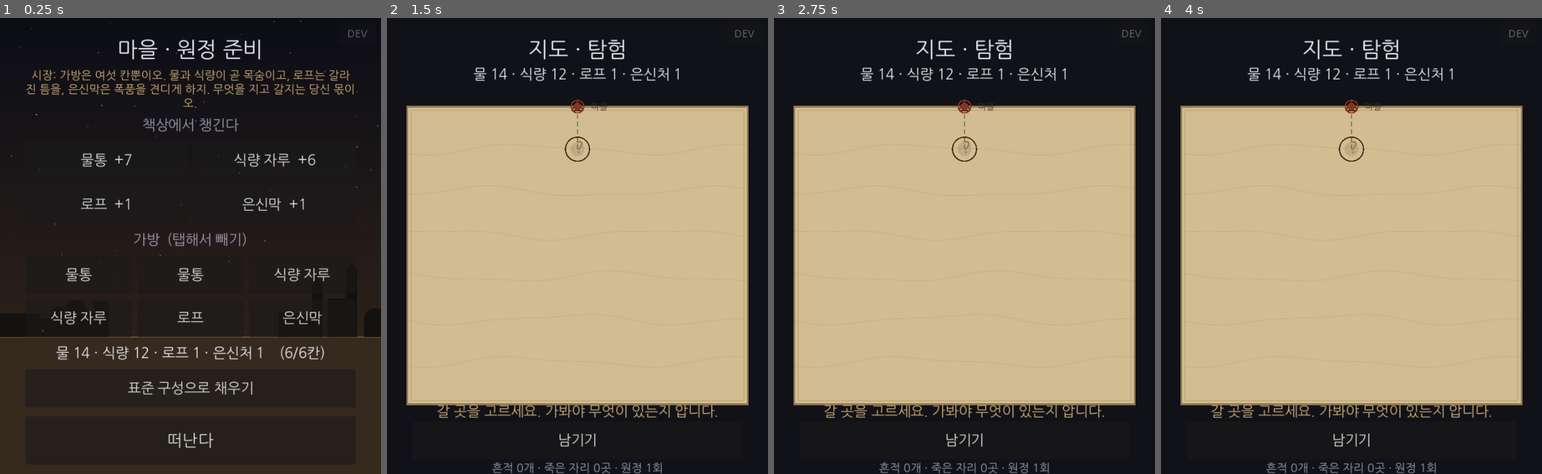
Above: before the commit, frames 1-4 (left to right).
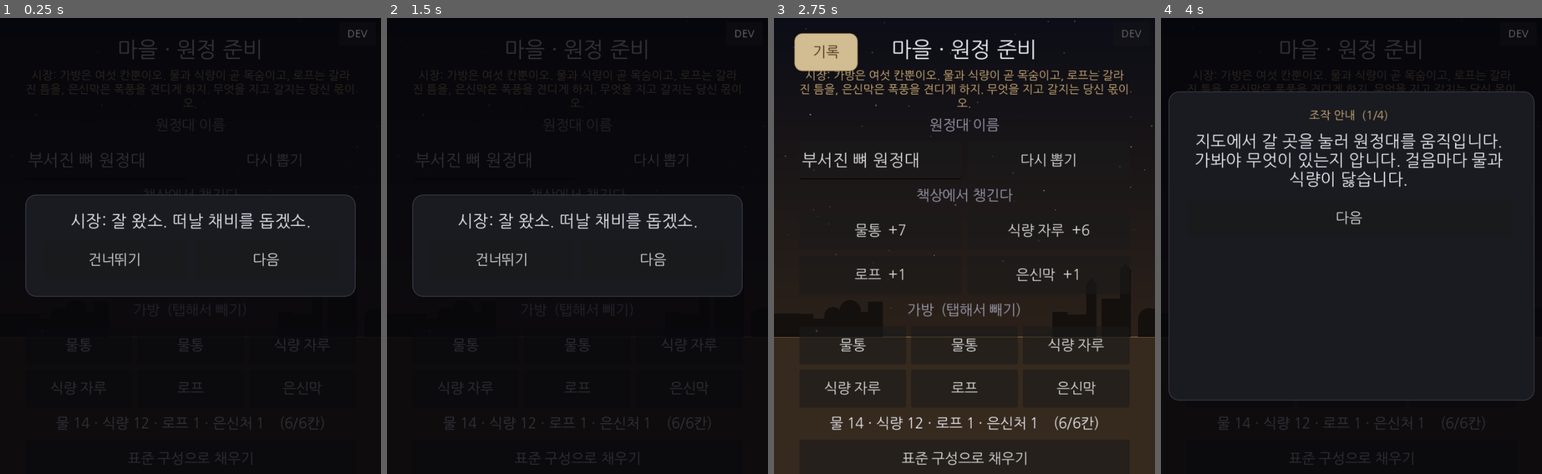
Above: after the commit, the same moments.

Repository: soomin007/Otherside
Game: Godot game, scene res://scenes/loadout.tscn
Two runs of this game, one before a commit and one after it. Both use one fixed random seed, a clock stepped at 60 frames per second and the inputs below. This scene is started directly instead of the project's main scene.
Inputs (mouse positions are in pixels of both pictures, inside the frame that each line leads up to):
- Up to frame 1 (0.25 s): no input
- Up to frame 2 (1.5 s): click (661, 159) at 0.5 s, where only the run after the commit has a clickable "다시 뽑기"; click (577, 442) at 1.25 s, where only the run before the commit has a clickable "떠난다"
- Up to frame 3 (2.75 s): click (888, 259) at 2 s, where only the run after the commit has a clickable "건너뛰기"
- Up to frame 4 (4 s): click (1214, 54) at 2.75 s, where only the run after the commit has a clickable "기록"; click (1347, 186) at 3.5 s, where only the run after the commit has a clickable "조작 안내 다시보기"

The runs differ from the first frame. In frame 1, 33% of the frame differs, in the area x 0-100%, y 0-100%; in frame 2, 62%; in frame 3, 74%; in frame 4, 62%.

Commit message:
feat(ui): 원정대 이름 + 상시 책갈피(기록지) + 사건 일대기 (Phase A)
- 원정대마다 이름: ExpeditionNamer(조합형 랜덤) + Loadout 에서 다시 뽑기·직접 입력. begin_run_with 에 이름 저장(expedition_names, 영속)
- 시장 첫 원정 인트로: 규칙 설명 슬라이드 + "기록지" 건네기(give_record → record_seen)
- 상시 책갈피(autoload Bookmark, CanvasLayer): 기록지 받은 뒤 좌상단 아이콘. 조작 안내 다시보기 + 원정 일대기
- 원정 일대기: deaths + BODY 흔적으로 "N번째 원정 · {이름} — {장소}에서 {leg}걸음째 스러졌다" 재구성(새 데이터 없음)
- GameState: record_seen·expedition_names·give_record·expedition_name (save/load/reset)
- project.godot: Bookmark autoload 등록

기존 씬(Expedition/Map/UITheme) 미터치 — 동시 세션 충돌 회피(autoload 방식). 하이라이트 오버레이 자동재생은 Phase B(후속).

Co-Authored-By: Claude Opus 4.8 (1M context) <noreply@anthropic.com>
Claude-Session: https://claude.ai/code/session_01PXf7YUYeFneWV5f8HRH2Hq

Diff:
--- a/project.godot
+++ b/project.godot
@@ -20,6 +20,7 @@
 
 GameState="*res://scripts/GameState.gd"
 Debug="*res://scripts/ui/DebugOverlay.gd"
+Bookmark="*res://scripts/ui/Bookmark.gd"
 
 [gui]
 
--- a/scripts/GameState.gd
+++ b/scripts/GameState.gd
@@ -22,6 +22,8 @@
 var flags: Array = []  ## 영속 플래그(self-async). choice 의 sets_persist 가 쌓여 다음 원정 변형 이벤트를 깬다.
 var visited_nodes: Array = []  ## 방문한 노드 id (영속). 지도 안개 — 가본 곳 + 그 인접만 보인다(원정마다 더 드러남).
 var opening_seen: bool = false ## 오프닝 서사를 봤나 (영속). 첫 플레이만 자동 재생, 이후 스킵.
+var record_seen: bool = false  ## 시장이 원정 기록지를 건넸나 (영속). give_record 로 켜면 책갈피(Bookmark)가 상시 뜬다.
+var expedition_names: Array = [] ## 원정별 이름 (인덱스 = 회차-1, 영속). 랜덤(ExpeditionNamer) 또는 직접 입력(Loadout).
 
 # --- 현재 원정 한정 상태 (죽으면 리셋) ---
 ## 초기 자원 — 임시치. 자원 = 수명 (남기면 그만큼 잃는다). 밸런스는 폰 테스트로 검증 예정.
@@ -61,11 +63,37 @@
 	begin_run_with(START_RESOURCES)
 
 ## 가방에서 고른 시작 자원으로 새 원정을 만든다 (마을/Loadout 에서 호출). START_RESOURCES 대체.
-func begin_run_with(resources: Dictionary) -> void:
+func begin_run_with(resources: Dictionary, name: String = "") -> void:
 	current_run = ExpeditionRun.new(resources, bridged_nodes(), flags, pickup_traces_by_node())
 	run_seen_choices.clear()  # 새 원정 = blind 백지 (가보기 전엔 다시 모른다)
 	expedition_count += 1
+	# 이번 원정대 이름 — 지정 없으면 랜덤(begin_run_in_place·디버그 진입 등). 인덱스 = 회차-1 로 정렬.
+	var nm: String = name
+	if nm == "":
+		var rng := RandomNumberGenerator.new()
+		rng.randomize()
+		nm = ExpeditionNamer.random(rng)
+	expedition_names.append(nm)
 	_mark_visited(MapGraph.START_ID)
+
+## n번째(1-based) 원정의 이름. 없으면(기존 세이브 등) 기본 문구.
+func expedition_name(n: int) -> String:
+	var i: int = n - 1
+	if i >= 0 and i < expedition_names.size():
+		var nm: String = str(expedition_names[i])
+		if nm != "":
+			return nm
+	return "이름 없는 원정대"
+
+## 지금 진행 중(또는 마지막) 원정의 이름.
+func current_expedition_name() -> String:
+	return expedition_name(expedition_count)
+
+## 시장이 원정 기록지를 건넨다 (첫 원정) — 이후 책갈피(Bookmark)가 상시 뜬다.
+func give_record() -> void:
+	if not record_seen:
+		record_seen = true
+		save_game()
 
 ## 지도에서 고른 노드로 향하기 시작한다(엣지 시작, 씬 전환 없음). 마커 이동·소모는 Map 이 처리한다.
 func begin_travel(target_id: String) -> void:
@@ -200,6 +228,8 @@
 		"flags": flags,
 		"visited_nodes": visited_nodes,
 		"opening_seen": opening_seen,
+		"record_seen": record_seen,
+		"expedition_names": expedition_names,
 	}
 	var f := FileAccess.open(SAVE_PATH, FileAccess.WRITE)
 	if f == null:
@@ -227,6 +257,8 @@
 	flags = data.get("flags", [])
 	visited_nodes = data.get("visited_nodes", [])
 	opening_seen = bool(data.get("opening_seen", false))
+	record_seen = bool(data.get("record_seen", false))
+	expedition_names = data.get("expedition_names", [])
 
 ## 세이브 초기화 (새 세계). 빈 상태로 덮어쓴다 — 웹/데스크톱 모두 안전.
 func reset_save() -> void:
@@ -236,6 +268,8 @@
 	flags = []
 	visited_nodes = []
 	opening_seen = false
+	record_seen = false
+	expedition_names = []
 	current_run = null
 	run_seen_choices.clear()
 	save_game()
--- /dev/null
+++ b/scripts/core/ExpeditionNamer.gd
@@ -0,0 +1,35 @@
+class_name ExpeditionNamer
+extends RefCounted
+
+## 원정대 이름 — 조합형 서술(수식어 + 명사). 세계관(사막·갈증·모래) 밀착.
+## 기본은 랜덤(Loadout 에서 표시·다시 뽑기), 플레이어가 직접 입력할 수도 있다.
+## 순수 core — 노드·GameState 미참조. rng 를 주입받아 결정론적·테스트 가능(-s 검증).
+
+const MODS: Array = [
+	"붉은", "마른", "잿빛", "메마른", "부서진", "조용한",
+	"먼", "굶주린", "늦은", "이름 없는", "마지막", "홀로 선",
+]
+const NOUNS: Array = [
+	"모래", "강", "새벽", "바람", "그림자", "뼈", "발자국",
+	"지평선", "우물", "등불", "나침반", "약속", "대오", "아이들",
+]
+
+## 랜덤 원정대 이름 하나. rng 는 호출부가 소유(결정론·테스트 가능).
+static func random(rng: RandomNumberGenerator) -> String:
+	match rng.randi_range(0, 2):
+		0:
+			return "%s %s 원정대" % [_pick(MODS, rng), _pick(NOUNS, rng)]
+		1:
+			# "{명사}의 {명사2}" — 두 명사는 되도록 다르게.
+			var a: String = _pick(NOUNS, rng)
+			var b: String = _pick(NOUNS, rng)
+			var guard: int = 0
+			while b == a and guard < 8:
+				b = _pick(NOUNS, rng)
+				guard += 1
+			return "%s의 %s" % [a, b]
+		_:
+			return "%s %s" % [_pick(MODS, rng), _pick(NOUNS, rng)]
+
+static func _pick(pool: Array, rng: RandomNumberGenerator) -> String:
+	return str(pool[rng.randi_range(0, pool.size() - 1)])
--- /dev/null
+++ b/scripts/ui/Bookmark.gd
@@ -0,0 +1,206 @@
+extends CanvasLayer
+
+## 원정 기록지 — 상시 책갈피 (모든 화면 위 autoload CanvasLayer).
+## 시장이 기록지를 건넨 뒤(GameState.record_seen)에만 좌상단 아이콘이 뜬다. 탭하면 [조작 안내 다시보기] + [원정 일대기].
+## DebugOverlay 와 같은 패턴 — 기존 씬(Main/Map/Expedition/Loadout)을 하나도 안 건드리고 위에 얹혀 GameState(공개 상태)를 읽는다.
+## 씬 전환으로 일반 노드는 파괴돼도 autoload 는 살아남아 "상시"가 성립한다.
+
+const ENABLED: bool = true
+
+## 조작 안내 페이지 (정적). Phase B 하이라이트 오버레이가 이 콘텐츠를 공유할 예정.
+const TUTORIAL_PAGES: Array = [
+	"지도에서 갈 곳을 눌러 원정대를 움직입니다. 가봐야 무엇이 있는지 압니다. 걸음마다 물과 식량이 닳습니다.",
+	"도착하면 그곳의 단면이 펼쳐집니다. 표시된 곳을 눌러 살핍니다. 조사 횟수는 정해져 있고, 조사에는 자원이 들지 않습니다.",
+	"물은 걸음마다, 식량은 두 걸음마다 줄어듭니다. 로프는 갈라진 틈을, 은신막은 폭풍을 견디게 합니다.",
+	"죽기 전 단 한 번, 물건 하나를 남길 수 있습니다. 그만큼 잃지만 다음 원정대가 줍습니다. 무엇을 남길지가 이 여정의 마음입니다.",
+]
+
+var _icon_btn: Button
+var _panel: Control
+var _scroll: ScrollContainer
+var _content: VBoxContainer
+var _tut_idx: int = 0
+
+func _ready() -> void:
+	if not ENABLED:
+		return
+	layer = 100  # 게임 UI 위, DEV 오버레이(128) 아래
+	process_mode = Node.PROCESS_MODE_ALWAYS
+	_build()
+	_panel.visible = false
+	_refresh_icon()
+
+func _process(_delta: float) -> void:
+	if ENABLED:
+		_refresh_icon()
+
+## 기록지를 받은 뒤에만 아이콘을 보인다. 패널이 열려 있으면 숨겨 겹침을 막는다.
+func _refresh_icon() -> void:
+	if _icon_btn != null:
+		_icon_btn.visible = GameState.record_seen and not _panel.visible
+
+# --- UI 구성 ---
+
+func _build() -> void:
+	var root := Control.new()
+	root.set_anchors_preset(Control.PRESET_FULL_RECT)
+	root.mouse_filter = Control.MOUSE_FILTER_IGNORE
+	add_child(root)
+
+	_icon_btn = UITheme.make_pill("기록", UITheme.INK, UITheme.PAPER, UITheme.PAPER_EDGE)
+	_icon_btn.set_anchors_preset(Control.PRESET_TOP_LEFT)
+	_icon_btn.custom_minimum_size = Vector2(100, UITheme.BTN_H_SM)
+	_icon_btn.offset_left = UITheme.PAD
+	_icon_btn.offset_top = UITheme.SAFE
+	_icon_btn.pressed.connect(_open)
+	root.add_child(_icon_btn)
+
+	_panel = Control.new()
+	_panel.set_anchors_preset(Control.PRESET_FULL_RECT)
+	_panel.mouse_filter = Control.MOUSE_FILTER_STOP
+	root.add_child(_panel)
+
+	var scrim := ColorRect.new()
+	scrim.color = UITheme.SCRIM
+	scrim.set_anchors_preset(Control.PRESET_FULL_RECT)
+	scrim.gui_input.connect(_on_scrim_input)
+	_panel.add_child(scrim)
+
+	var center := CenterContainer.new()
+	center.set_anchors_preset(Control.PRESET_FULL_RECT)
+	_panel.add_child(center)
+
+	var card := UITheme.make_card()
+	center.add_child(card)
+
+	_scroll = ScrollContainer.new()
+	_scroll.custom_minimum_size = Vector2(UITheme.COLUMN_W, 0)
+	card.add_child(_scroll)
+
+	_content = VBoxContainer.new()
+	_content.add_theme_constant_override("separation", UITheme.GAP)
+	_content.custom_minimum_size = Vector2(UITheme.COLUMN_W - 8, 0)
+	_scroll.add_child(_content)
+
+# --- 열기/닫기 ---
+
+func _open() -> void:
+	_panel.visible = true
+	# 스크롤 높이를 화면의 60%로 제한(내용이 길면 스크롤, 짧으면 그만큼만).
+	var vh: float = get_viewport().get_visible_rect().size.y
+	if _scroll != null:
+		_scroll.custom_minimum_size.y = maxf(200.0, vh * 0.6)
+	_show_menu()
+
+func _close() -> void:
+	_panel.visible = false
+
+func _on_scrim_input(event: InputEvent) -> void:
+	var tap: bool = (event is InputEventMouseButton and event.pressed) or (event is InputEventScreenTouch and event.pressed)
+	if tap:
+		_close()
+
+# --- 화면들 (_content 를 갈아끼운다) ---
+
+func _show_menu() -> void:
+	_clear()
+	_content.add_child(UITheme.make_label("원정 기록지", UITheme.FS_H1, UITheme.SAND))
+	_content.add_child(UITheme.make_label("떠난 원정대의 이야기가 여기 적힌다.", UITheme.FS_SMALL, UITheme.MUTED))
+	var tut := UITheme.make_button("조작 안내 다시보기", false)
+	tut.pressed.connect(_show_tutorial)
+	_content.add_child(tut)
+	var chr := UITheme.make_button("원정 일대기", false)
+	chr.pressed.connect(_show_chronicle)
+	_content.add_child(chr)
+	var close := UITheme.make_button("닫기", false)
+	close.pressed.connect(_close)
+	_content.add_child(close)
+
+func _show_tutorial() -> void:
+	_tut_idx = 0
+	_render_tutorial()
+
+func _render_tutorial() -> void:
+	_clear()
+	_content.add_child(UITheme.make_label("조작 안내  (%d/%d)" % [_tut_idx + 1, TUTORIAL_PAGES.size()], UITheme.FS_SMALL, UITheme.SAND))
+	_content.add_child(UITheme.make_label(str(TUTORIAL_PAGES[_tut_idx]), UITheme.FS_BODY))
+	var row := HBoxContainer.new()
+	row.add_theme_constant_override("separation", 12)
+	if _tut_idx > 0:
+		var back := UITheme.make_button("뒤로", false)
+		back.pressed.connect(_tut_back)
+		row.add_child(back)
+	if _tut_idx < TUTORIAL_PAGES.size() - 1:
+		var nxt := UITheme.make_button("다음", false)
+		nxt.pressed.connect(_tut_next)
+		row.add_child(nxt)
+	else:
+		var done := UITheme.make_button("메뉴로", false)
+		done.pressed.connect(_show_menu)
+		row.add_child(done)
+	_content.add_child(row)
+
+func _tut_back() -> void:
+	_tut_idx = maxi(0, _tut_idx - 1)
+	_render_tutorial()
+
+func _tut_next() -> void:
+	_tut_idx = mini(TUTORIAL_PAGES.size() - 1, _tut_idx + 1)
+	_render_tutorial()
+
+func _show_chronicle() -> void:
+	_clear()
+	_content.add_child(UITheme.make_label("원정 일대기", UITheme.FS_H1, UITheme.SAND))
+	var n: int = GameState.expedition_count
+	if n <= 0:
+		_content.add_child(UITheme.make_label("아직 떠난 원정이 없다.", UITheme.FS_BODY, UITheme.MUTED))
+	else:
+		for exp in range(1, n + 1):
+			_content.add_child(_chronicle_line(exp))
+	var back := UITheme.make_button("메뉴로", false)
+	back.pressed.connect(_show_menu)
+	_content.add_child(back)
+
+## 한 원정의 요약 줄 — 이름 + (죽었으면) 장소·거리·사인. deaths + BODY 흔적으로 재구성(새 데이터 없음).
+func _chronicle_line(exp: int) -> Label:
+	var nm: String = GameState.expedition_name(exp)
+	var death: Dictionary = _death_of(exp)
+	var text: String
+	if death.is_empty():
+		text = "%d번째 원정 · %s\n    기록이 모래에 지워졌다." % [exp, nm]
+	else:
+		var node_id: String = str(death.get("node_id", ""))
+		var place: String = str(MapGraph.node(node_id).get("name", ""))
+		if place == "":
+			place = "이름 모를 곳"
+		var leg: int = int(death.get("leg", 0))
+		text = "%d번째 원정 · %s\n    %s에서 %d걸음째 스러졌다.%s" % [exp, nm, place, leg, _cause_text(node_id)]
+	return UITheme.make_label(text, UITheme.FS_LABEL, UITheme.FG, false)
+
+func _death_of(exp: int) -> Dictionary:
+	for d in GameState.deaths:
+		if d is Dictionary and int(d.get("expedition", -1)) == exp:
+			return d
+	return {}
+
+## 사인 보강 — 그 노드의 BODY 흔적 태그에서 근사(정확한 원정별 매칭은 불가, 태그가 사인 단서).
+func _cause_text(node_id: String) -> String:
+	for raw in GameState.traces:
+		if not (raw is Dictionary):
+			continue
+		if int(raw.get("object_kind", -1)) != TraceData.ObjectKind.BODY:
+			continue
+		if str(raw.get("node_id", "")) != node_id:
+			continue
+		var tg: Array = raw.get("tags", [])
+		if tg.has("갈증"):
+			return " 갈증이었다."
+		if tg.has("없다"):
+			return " 식량이 없었다."
+		return ""
+	return ""
+
+func _clear() -> void:
+	for c in _content.get_children():
+		_content.remove_child(c)
+		c.queue_free()
--- a/scripts/ui/Loadout.gd
+++ b/scripts/ui/Loadout.gd
@@ -13,12 +13,30 @@
 ]
 const PRESET: Array = ["water", "water", "food", "food", "rope", "shelter"]  ## 표준 구성
 
+## 첫 원정 시장 인트로 — 규칙을 한 번 쭉 설명하고 마지막에 기록지를 건넨다(give_record). Opening 슬라이드식.
+const MARKET_PAGES: Array = [
+	"시장: 잘 왔소. 떠날 채비를 돕겠소.",
+	"시장: 가방은 여섯 칸뿐이오. 물과 식량이 곧 목숨이고, 로프는 갈라진 틈을, 은신막은 폭풍을 견디게 하지.",
+	"시장: 지도에서 갈 곳을 고르면 원정대가 그리로 가오. 걸음마다 물이 닳으니, 멀수록 목이 마르지.",
+	"시장: 도착한 곳은 몇 번 살필 수 있소. 살피는 데 자원은 안 드니 아끼지 마시오.",
+	"시장: 죽기 전 단 한 번, 물건을 남길 수 있소. 다음 원정대가 그걸 줍지. 무엇을 남길지가 당신 몫이오.",
+	"시장: 이 기록지를 가져가시오. 떠난 원정대의 이야기가 여기 적힐 거요. 화면 구석 책갈피에서 언제든 펴 보시오.",
+]
+
 var _bag: Array = []   ## 담은 물품 key 배열(최대 BAG_SLOTS)
 var _bag_box: HFlowContainer
 var _preview: Label
 var _depart_btn: Button
 
+var _pending_name: String = ""   ## 이번 원정대 이름 — 랜덤 초기값, 편집·다시 뽑기 가능. _depart 에서 begin_run_with 로 넘긴다.
+var _name_edit: LineEdit
+var _rng := RandomNumberGenerator.new()
+var _market_panel: Control       ## 첫 원정 시장 인트로 모달(있을 때만)
+var _market_label: Label
+var _market_idx: int = 0
+
 func _ready() -> void:
+	_rng.randomize()
 	var bg := Backdrop.new()  # 사막 밤 + 마을 실루엣(맨 뒤)
 	bg.scene_kind = "village"
 	add_child(bg)
@@ -26,6 +44,25 @@
 
 	col.add_child(UITheme.make_label("마을 · 원정 준비", UITheme.FS_H1))
 	col.add_child(UITheme.make_label(_npc_line(), UITheme.FS_SMALL, UITheme.SAND))
+
+	# 원정대 이름 — 랜덤 초기값 + 다시 뽑기 + 직접 입력(애착·서사).
+	_pending_name = ExpeditionNamer.random(_rng)
+	col.add_child(UITheme.make_label("원정대 이름", UITheme.FS_LABEL, UITheme.MUTED))
+	var name_row := HBoxContainer.new()
+	name_row.add_theme_constant_override("separation", 10)
+	_name_edit = LineEdit.new()
+	_name_edit.text = _pending_name
+	_name_edit.placeholder_text = "원정대 이름"
+	_name_edit.custom_minimum_size = Vector2(0, UITheme.BTN_H_SM)
+	_name_edit.size_flags_horizontal = Control.SIZE_EXPAND_FILL
+	_name_edit.add_theme_font_size_override("font_size", UITheme.FS_BODY)
+	_name_edit.text_changed.connect(_on_name_edited)
+	name_row.add_child(_name_edit)
+	var reroll := UITheme.make_button("다시 뽑기", false)
+	reroll.custom_minimum_size = Vector2(160, UITheme.BTN_H_SM)
+	reroll.pressed.connect(_reroll_name)
+	name_row.add_child(reroll)
+	col.add_child(name_row)
 
 	col.add_child(UITheme.make_label("책상에서 챙긴다", UITheme.FS_LABEL, UITheme.MUTED))
 	var desk := HFlowContainer.new()
@@ -57,6 +94,10 @@
 	col.add_child(_depart_btn)
 
 	_apply_preset()  # 처음엔 표준 구성으로 채워둔다(빠른 출발)
+
+	# 첫 원정이면 시장이 규칙을 쭉 설명하고 기록지를 건넨다(책갈피가 켜진다).
+	if GameState.expedition_count == 0 and not GameState.record_seen:
+		_show_market_intro()
 
 ## 시장 NPC 한 마디 — 첫 원정이면 규칙 안내(튜토리얼), 이후엔 짧게.
 func _npc_line() -> String:
@@ -123,5 +164,66 @@
 	return str(_item(key).get("label", key))
 
 func _depart() -> void:
-	GameState.begin_run_with(_bag_resources())
+	GameState.begin_run_with(_bag_resources(), _pending_name.strip_edges())
 	GameState.go_to_map()
+
+# --- 원정대 이름 ---
+
+func _on_name_edited(text: String) -> void:
+	_pending_name = text
+
+func _reroll_name() -> void:
+	_pending_name = ExpeditionNamer.random(_rng)
+	if _name_edit != null:
+		_name_edit.text = _pending_name
+
+# --- 첫 원정 시장 인트로 (규칙 설명 + 기록지 건네기) ---
+
+func _show_market_intro() -> void:
+	_market_idx = 0
+	_market_panel = Control.new()
+	_market_panel.set_anchors_preset(Control.PRESET_FULL_RECT)
+	add_child(_market_panel)
+	var dim := ColorRect.new()
+	dim.set_anchors_preset(Control.PRESET_FULL_RECT)
+	dim.color = UITheme.SCRIM
+	dim.gui_input.connect(_on_market_input)
+	_market_panel.add_child(dim)
+	var center := CenterContainer.new()
+	center.set_anchors_preset(Control.PRESET_FULL_RECT)
+	_market_panel.add_child(center)
+	var card := UITheme.make_card()
+	center.add_child(card)
+	var box := VBoxContainer.new()
+	box.add_theme_constant_override("separation", UITheme.GAP)
+	card.add_child(box)
+	_market_label = UITheme.make_label(str(MARKET_PAGES[0]), UITheme.FS_BODY)
+	box.add_child(_market_label)
+	var row := HBoxContainer.new()
+	row.add_theme_constant_override("separation", 12)
+	var skip := UITheme.make_button("건너뛰기", false)
+	skip.pressed.connect(_finish_market)
+	row.add_child(skip)
+	var nxt := UITheme.make_button("다음", false)
+	nxt.pressed.connect(_market_advance)
+	row.add_child(nxt)
+	box.add_child(row)
+
+func _on_market_input(event: InputEvent) -> void:
+	var tap: bool = (event is InputEventMouseButton and event.pressed) or (event is InputEventScreenTouch and event.pressed)
+	if tap:
+		_market_advance()
+
+func _market_advance() -> void:
+	_market_idx += 1
+	if _market_idx >= MARKET_PAGES.size():
+		_finish_market()
+		return
+	if _market_label != null:
+		_market_label.text = str(MARKET_PAGES[_market_idx])
+
+func _finish_market() -> void:
+	GameState.give_record()  # 기록지 = 책갈피(Bookmark)를 켠다
+	if _market_panel != null:
+		_market_panel.queue_free()
+		_market_panel = null
Not shown, added: scripts/core/ExpeditionNamer.gd.uid
Not shown, added: scripts/ui/Bookmark.gd.uid
